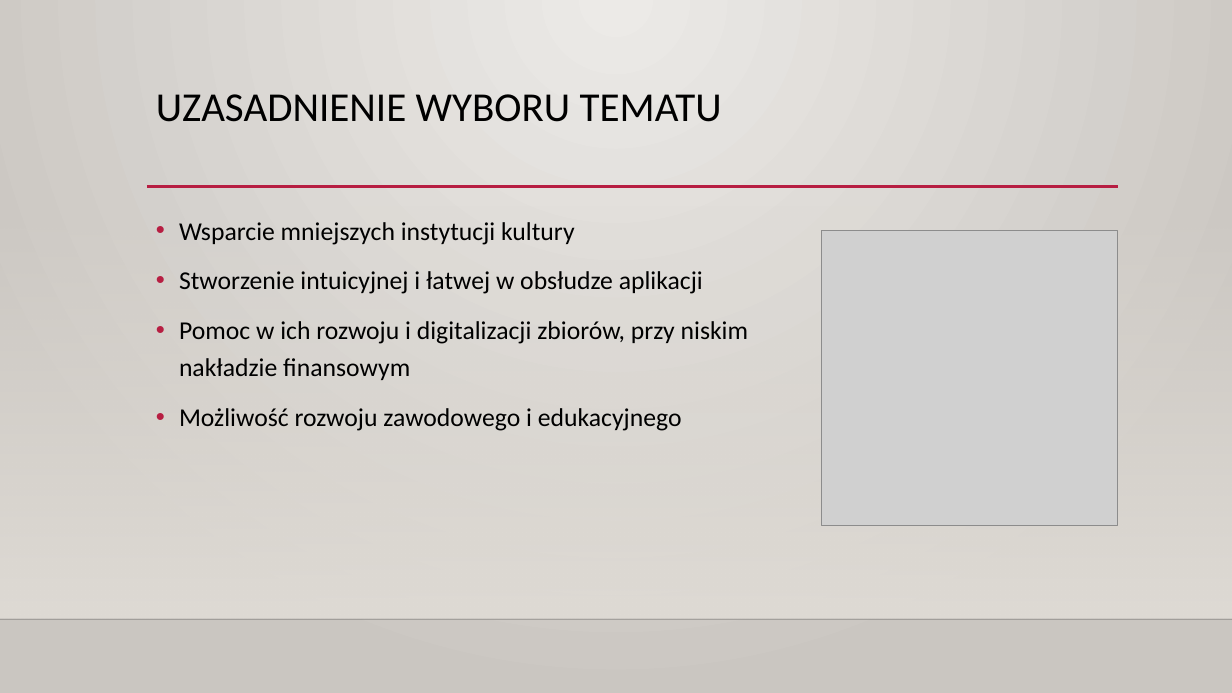
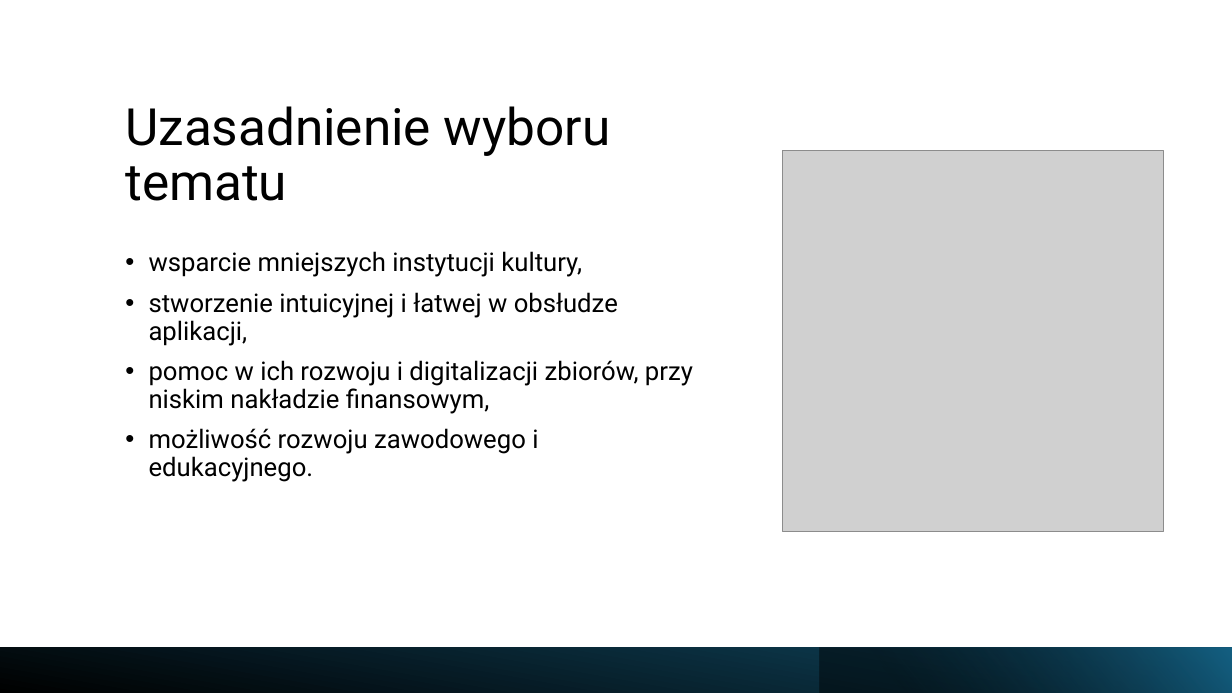
Before and after one commit to oliwiaglodek/MuzeumWPF, a slide deck: slide 3 of Prezentacja na obronę.pptx. Drawn at 1232x693 pixels with LibreOffice and Linux fonts; fonts in the diff are those of the drawing; grey boxes stand for pictures; background and template pictures are left out. Boxes give left, top, right and bottom in pixels: in the first picture for what was removed or moved away, otherwise in the second. Text is boxed around its words. In the diff, an @@ line names an element or a change of style, - is before the commit and + after.

```diff
--- a/Prezentacja na obronę.pptx
+++ b/Prezentacja na obronę.pptx
@@ background gradient #ECEAE7 to #CAC7C1 to #FFFFFF @@
@@ title "Uzasadnienie wyboru tematu" at bbox=[125, 106, 611, 201]: vertical alignment top to bottom @@
@@ title at bbox=[125, 106, 611, 201]: text changed; size 32 to 40 pt; font Calibri to Roboto @@
-UZASADNIENIE WYBORU TEMATU
+Uzasadnienie wyboru tematu
@@ picture: place and size @@
-picture at bbox=[822, 230, 1117, 526]
+picture at bbox=[783, 151, 1164, 531]
@@ rectangle removed at bbox=[0, 204, 1232, 619] @@
@@ line removed from (147, 187) to (1118, 187) @@
@@ text at bbox=[149, 251, 693, 482]: text changed; font Calibri to Roboto @@
-• Wsparcie mniejszych instytucji kultury
-• Stworzenie intuicyjnej i łatwej w obsłudze aplikacji
-• Pomoc w ich rozwoju i digitalizacji zbiorów, przy niskim nakładzie finansowym
-• Możliwość rozwoju zawodowego i edukacyjnego
+• wsparcie mniejszych instytucji kultury,
+• stworzenie intuicyjnej i łatwej w obsłudze aplikacji,
+• pomoc w ich rozwoju i digitalizacji zbiorów, przy niskim nakładzie finansowym,
+• możliwość rozwoju zawodowego i edukacyjnego.
@@ line removed from (0, 619) to (1232, 619) @@
@@ rectangle added at bbox=[0, 648, 1232, 693], fill gradient #000000 to #104862 @@
@@ rectangle added at bbox=[821, 648, 1232, 693], fill gradient #000000 to #156082 @@
```
Also in this commit, not shown: 20 other slides changed, 1 slide removed, 1 other file.
